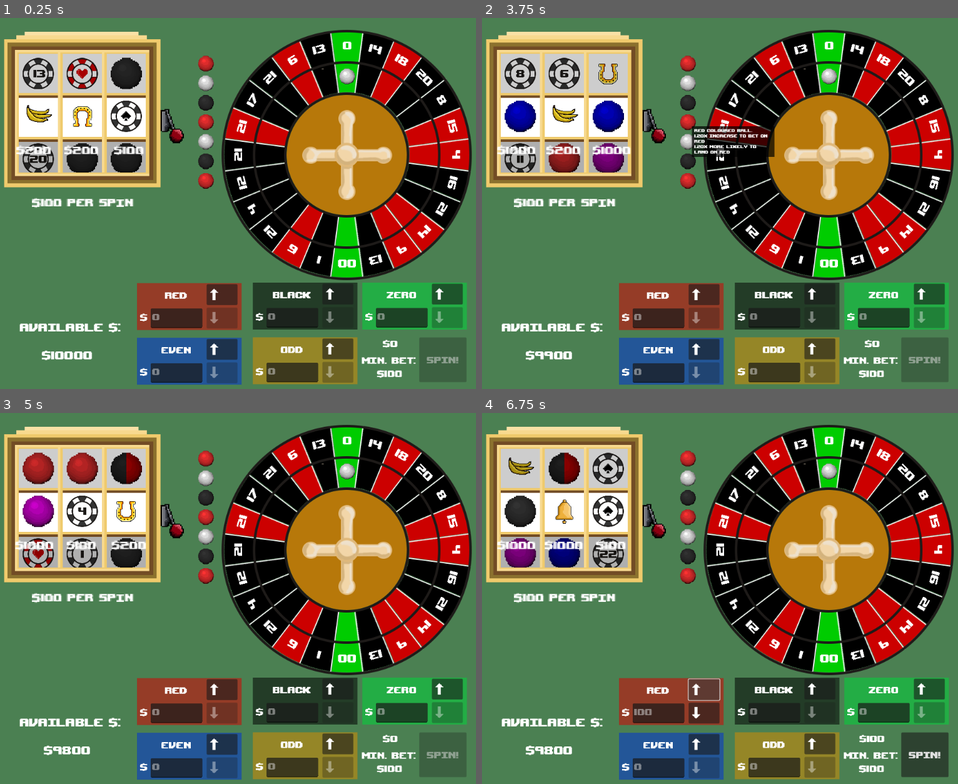
Above: before the commit, frames 1-4 (two rows, left to right).
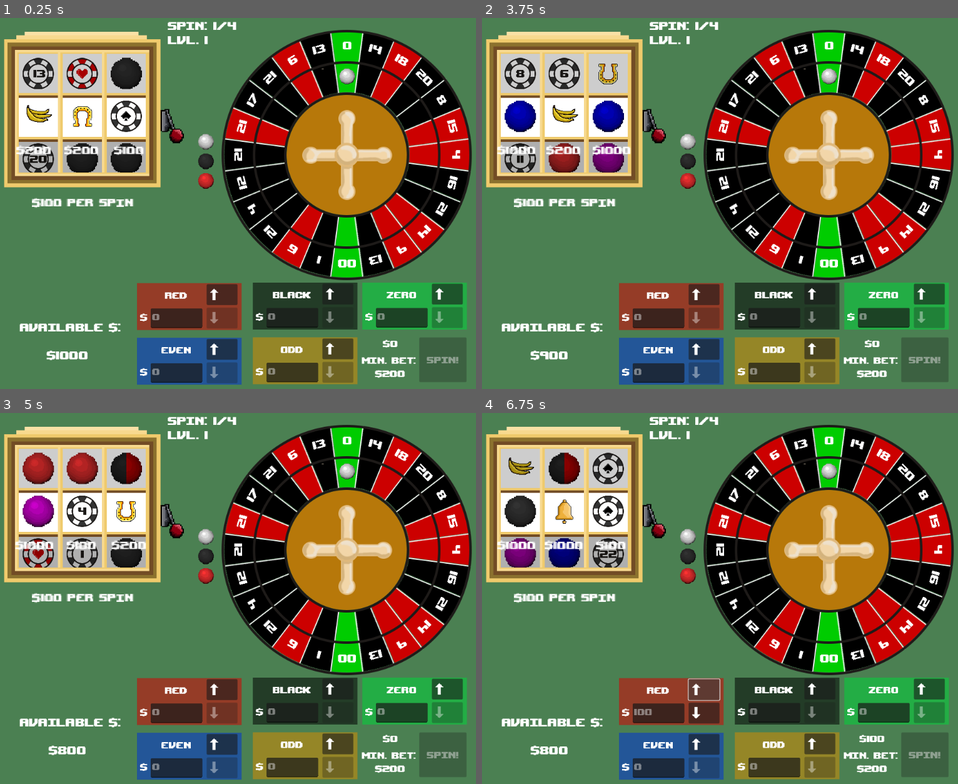
Above: after the commit, the same moments.

Repository: RossRKK/gmtk-game-jam-2025
Game: Godot game, scene res://scenes/roulette_scene.tscn
Same seed, same stepped clock (60 frames per second), same inputs: the game is played once before the commit and once after it. Sound files missing from this copy of the repository are replaced by a short silence.
Inputs (mouse positions are in pixels of both pictures, inside the frame that each line leads up to):
- Up to frame 1 (0.25 s): no input
- Up to frame 2 (3.75 s): click (653, 107) at 0.5 s; click (686, 181) at 1.27 s; click (686, 162) at 2.02 s; click (686, 140) at 2.77 s; click (686, 121) at 3.52 s
- Up to frame 3 (5 s): click (171, 502) at 4.25 s
- Up to frame 4 (6.75 s): click (829, 472) at 5.02 s; click (686, 498) at 5.77 s; click (705, 691) at 6.52 s

The runs differ from the first frame. In frame 1, 1.0% of the frame differs, in the area x 8-86%, y 1-97%; in frame 2, 2.0%; in frame 3, 1.0%; in frame 4, 2.1%, in the area x 9-98%, y 1-99%.

Commit message:
Added spin and level indicators, made level shorter, made minimum bet higher

Diff:
--- a/scenes/roulette_scene.tscn
+++ b/scenes/roulette_scene.tscn
@@ -13,6 +13,7 @@
 [ext_resource type="Theme" uid="uid://croornac4nhwc" path="res://scenes/slot_machine_text.tres" id="10_oygq2"]
 [ext_resource type="Script" uid="uid://hn3dfqg2yyy3" path="res://scenes/game_over_screen.gd" id="12_1vu7y"]
 [ext_resource type="Theme" uid="uid://cwim6vkryhpcx" path="res://scenes/game_over.tres" id="12_s4qt0"]
+[ext_resource type="Script" uid="uid://bta4d16tekm4f" path="res://scripts/level_indicator.gd" id="14_ybk4l"]
 
 [node name="RouletteScene" type="Node2D"]
 script = ExtResource("1_nh752")
@@ -128,5 +129,16 @@
 theme = ExtResource("12_s4qt0")
 text = "Reset"
 
+[node name="LevelIndicator" type="RichTextLabel" parent="."]
+offset_left = 355.0
+offset_top = 8.0
+offset_right = 530.0
+offset_bottom = 74.0
+theme = ExtResource("5_4tu1h")
+text = "Spin: x/8
+Lvl: y
+"
+script = ExtResource("14_ybk4l")
+
 [connection signal="submit_bet" from="BettingBoard" to="RouletteWheel" method="_start_spin"]
 [connection signal="pressed" from="GameOverScreen/Button" to="GameOverScreen" method="_on_button_pressed"]
--- a/scripts/bet_zone.gd
+++ b/scripts/bet_zone.gd
@@ -25,9 +25,9 @@
 
 @onready var bet_text: TextEdit = $BetText
 
-var bet_increment: int = 100
+var bet_increment: float = 100.
 
-var remaining_funds: int = game.player_inventory.available_money
+var remaining_funds: float = game.player_inventory.available_money
 
 @onready var bet: Bet = Bet.new(0, bet_type):
 	set(value):
--- a/scripts/game.gd
+++ b/scripts/game.gd
@@ -7,9 +7,9 @@
 var event_bus: EventBus = EventBus.new()
 var player_inventory: PlayerInventory = PlayerInventory.new()
 
-var base_minimum_bet := 100.
+var base_minimum_bet := 200.
 
-var NUM_SPINS_PER_LEVEL := 8
+var NUM_SPINS_PER_LEVEL := 4
 
 var num_spins := 0
 
--- /dev/null
+++ b/scripts/level_indicator.gd
@@ -0,0 +1,16 @@
+extends RichTextLabel
+
+
+# Called when the node enters the scene tree for the first time.
+func _ready() -> void:
+	Game.get_instance().event_bus.spin_complete.connect(update_text)
+	update_text()
+
+func update_text() -> void:
+	var game = Game.get_instance()
+	var spin_in_level = (game.num_spins % game.NUM_SPINS_PER_LEVEL) + 1
+	text = "Spin: %d/%d\nLvl. %d" % [spin_in_level, game.NUM_SPINS_PER_LEVEL, game.level()]
+
+# Called every frame. 'delta' is the elapsed time since the previous frame.
+func _process(delta: float) -> void:
+	pass
--- a/scripts/player_inventory.gd
+++ b/scripts/player_inventory.gd
@@ -2,7 +2,7 @@
 
 class_name PlayerInventory
 
-@export var starting_money: float = 10_000.
+@export var starting_money: float = 1_000.
 
 signal on_money_changed(new_value: float, diff: float)
 
--- a/scripts/roulette_wheel/roulette_wheel.gd
+++ b/scripts/roulette_wheel/roulette_wheel.gd
@@ -44,7 +44,7 @@
 
 func _ready() -> void:
 
-	for i in range(8):
+	for i in range(game.NUM_SPINS_PER_LEVEL):
 		match i % 3:
 			1: ball_queue.enqueue(ColouredBall.make_coloured_ball(Segment.RouletteColour.Red))
 			2: ball_queue.enqueue(ColouredBall.make_coloured_ball(Segment.RouletteColour.Black))
Not shown, added: build/web/index.apple-touch-icon.png.import
Not shown, added: build/web/index.icon.png.import
Not shown, added: build/web/index.png.import
Not shown, changed: export_presets.cfg
Not shown: 1 places in scenes/roulette_scene.tscn that only renumber resources
Not shown, added: scripts/level_indicator.gd.uid
Not shown, changed: build/web/Archive.zip
Not shown, added: build/web/index.apple-touch-icon.png
Not shown, added: build/web/index.audio.position.worklet.js
Not shown, added: build/web/index.audio.worklet.js
Not shown, changed: build/web/index.html
Not shown, added: build/web/index.icon.png
(and 4 more such lines)
